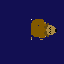
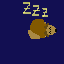
Layers edited between the first and the second 64x64 image:
painted on "Background" over [23, 2, 48, 40]
